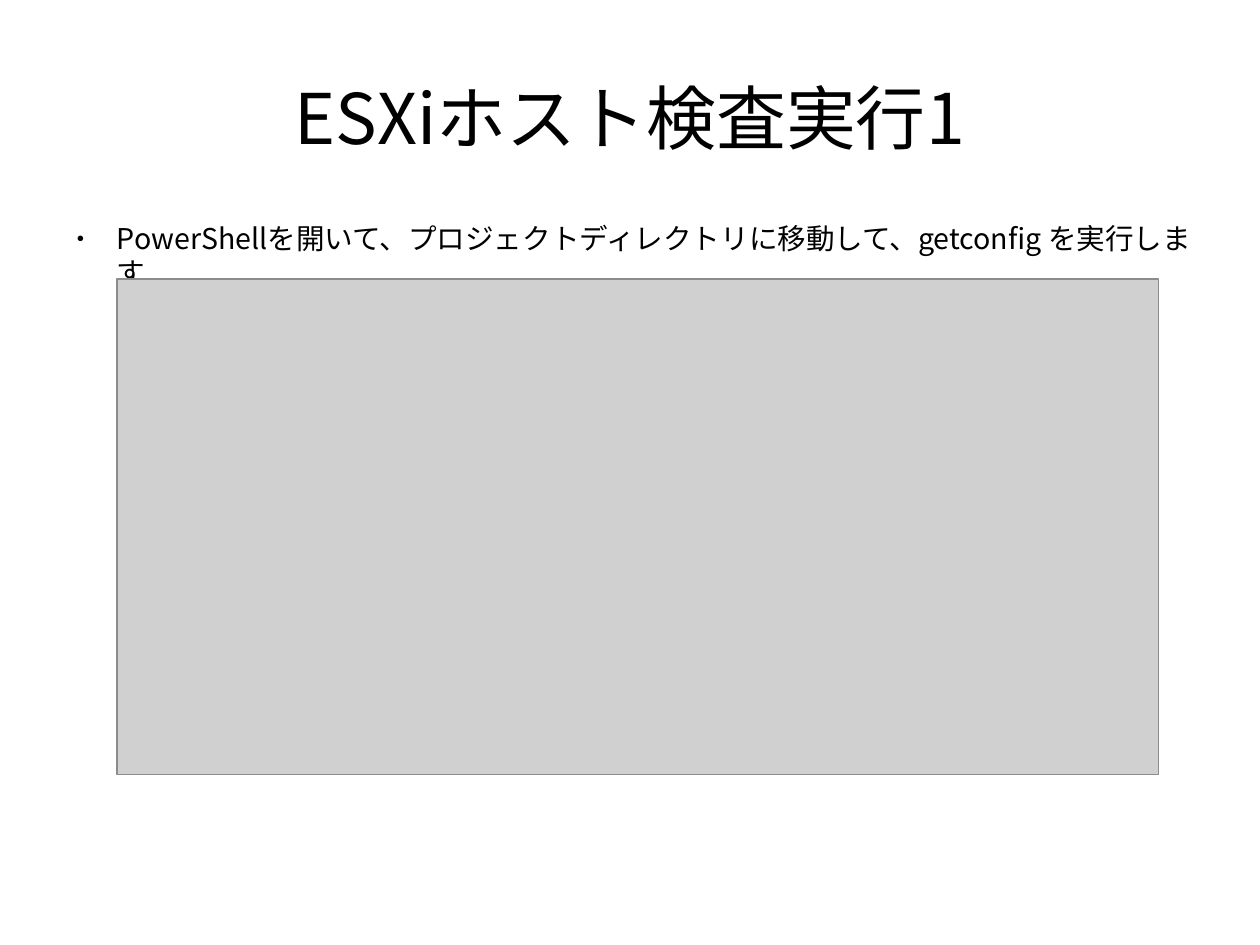
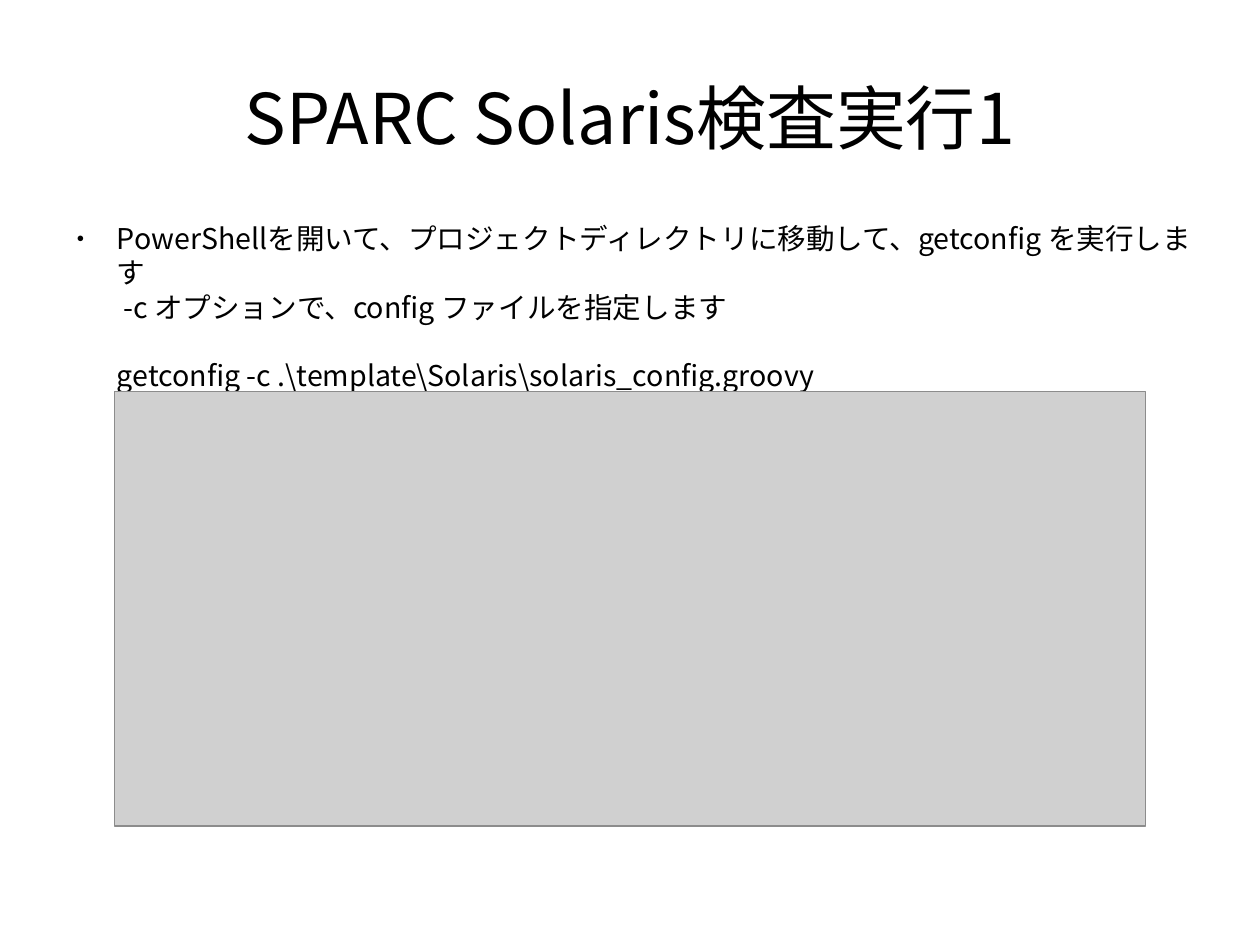
Before and after one commit to frsw3nr/gradle-server-acceptance, a slide deck: slide 39 of docs/jp/tutorial_test_pc.pptx (slide 41 before the commit). Drawn at 1260x945 pixels with LibreOffice and Linux fonts; fonts in the diff are those of the drawing; grey boxes stand for pictures. Boxes give left, top, right and bottom in pixels: in the first picture for what was removed or moved away, otherwise in the second. Text is boxed around its words. In the diff, an @@ line names an element or a change of style, - is before the commit and + after.

```diff
--- a/docs/jp/tutorial_test_pc.pptx
+++ b/docs/jp/tutorial_test_pc.pptx
@@ text at <box>245,85,1015,150</box>: text changed @@
-ESXiホスト検査実行1
+SPARC Solaris検査実行1
@@ text at <box>117,224,1191,394</box>: text changed @@
-● PowerShellを開いて、プロジェクトディレクトリに移動して、getconfig を実行します
+● PowerShellを開いて、プロジェクトディレクトリに移動して、getconfig を実行します
+  -c オプションで、config ファイルを指定します
+  getconfig -c .\template\Solaris\solaris_config.groovy
@@ picture: place and size @@
-picture at <box>117,279,1158,775</box>
+picture at <box>114,391,1146,826</box>
```
Also in this commit, not shown: 19 other slides changed, 4 slides added, 5 slides removed, 17 other files.
